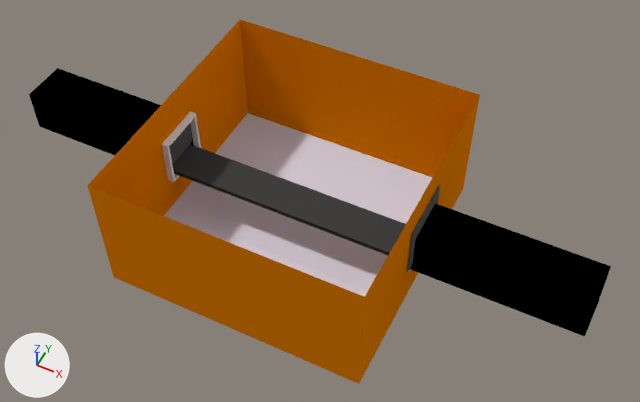
One commit to the Blender file Assets/Models/Factory.blend: the scene before it, then after it.
Camera for both pictures: a 50 mm lens placed at (4.28, -8.02, 10.56), pointed at (0.4, -0.27, 0.87). Every picture has the same lights, and +X, +Y and +Z are marked at lower left.

Objects in the first picture: 'ConveyorTop', 'DarkChute', 'Floor', 'LeftChute', 'Walls'.
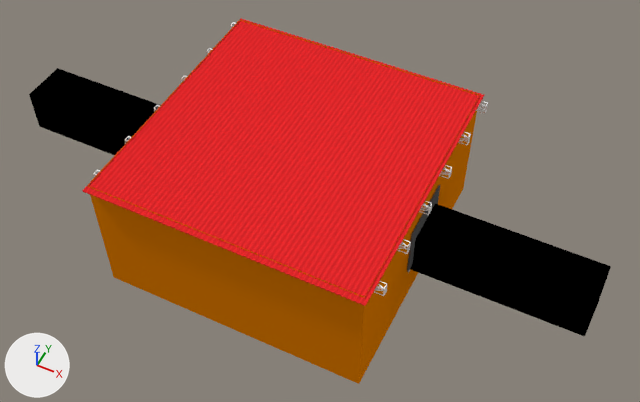
What differs and where, as boxes (x1, y1, x2, y2) in the pictures (640 x 402 px):
'Ceiling', shown: after (82, 18, 485, 306)
'Truss', added: after (93, 22, 488, 296)
'Floor', unchanged, covered by the edit: before (164, 113, 432, 297)
'ConveyorTop', unchanged, covered by the edit: before (173, 144, 406, 253)

Patch to the scene script:
```diff
--- a/Assets/Models/Factory.blend.py
+++ b/Assets/Models/Factory.blend.py
@@ mat_truss @@
+mat_truss = diffuse_material('Truss')
+mat_truss.base_color = (0.8, 0.8, 0.8)  # white #e7e7e7
@@ me_cube_005 @@
+me_cube_005.from_pydata(...)  # 644 vertices, 948 faces; spans x -2.12..2.12, y -0.06..0.06, z -0.08..0.09
+me_cube_005.materials.append(mat_truss)  # white #e7e7e7
@@ ob_ceiling @@
 ob_ceiling.location = (0.0, -0.29, 0.0)
-ob_ceiling.hide_viewport = True
@@ ob_truss @@
+ob_truss = bpy.data.objects.new('Truss', me_cube_005)
+ob_truss.location = (0.03, -2.0, 1.88)
+_m = ob_truss.modifiers.new('Array', 'ARRAY')
+_m.count = 6
+_m.use_constant_offset = True
+_m.constant_offset_displace = (0.0, 0.6, 0.0)
+_m.relative_offset_displace = (0.0, 1.0, 0.0)
```
